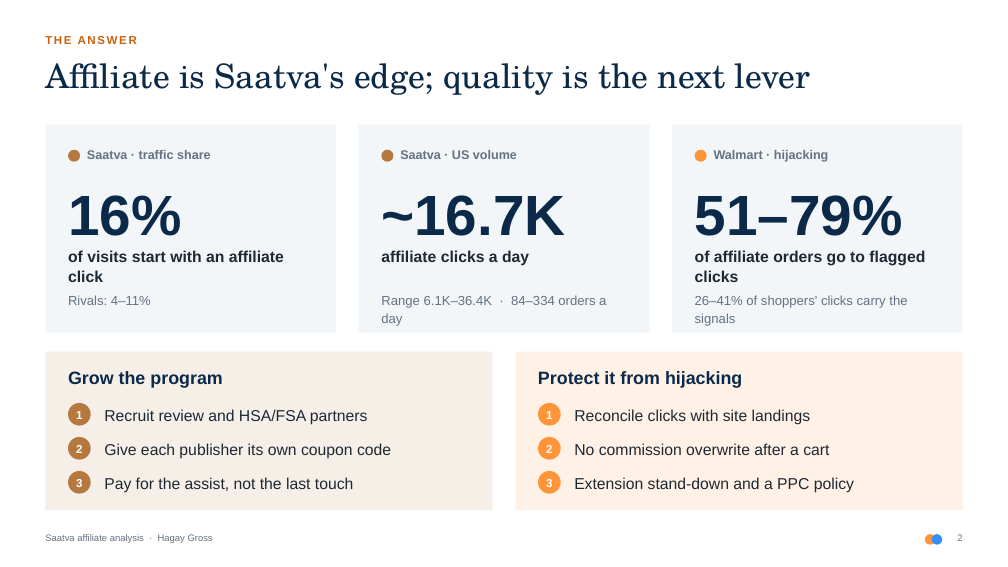
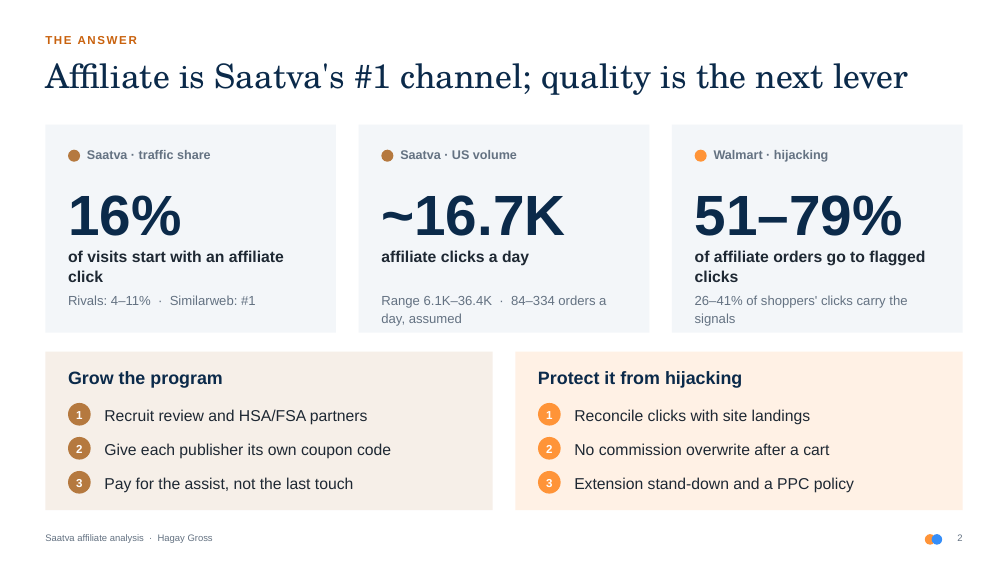
Before and after one commit to Hagaygro/partnerize-assignment, a slide deck: slide 2 of deck/saatva_affiliate_analysis.pptx. Drawn at 1008x567 pixels with LibreOffice and Linux fonts; fonts in the diff are those of the drawing. Boxes give left, top, right and bottom in pixels: in the first picture for what was removed or moved away, otherwise in the second. Text is boxed around its words. In the diff, an @@ line names an element or a change of style, - is before the commit and + after.

```diff
--- a/deck/saatva_affiliate_analysis.pptx
+++ b/deck/saatva_affiliate_analysis.pptx
@@ text at [45, 63, 909, 95]: text changed @@
-Affiliate is Saatva's edge; quality is the next lever
+Affiliate is Saatva's #1 channel; quality is the next lever
@@ text at [68, 295, 256, 305]: text changed @@
-Rivals: 4–11%
+Rivals: 4–11% · Similarweb: #1
@@ text at [381, 295, 606, 326]: text changed @@
-Range 6.1K–36.4K · 84–334 orders a day
+Range 6.1K–36.4K · 84–334 orders a day, assumed
```
Also in this commit, not shown: 6 other slides changed, 2 other files.
